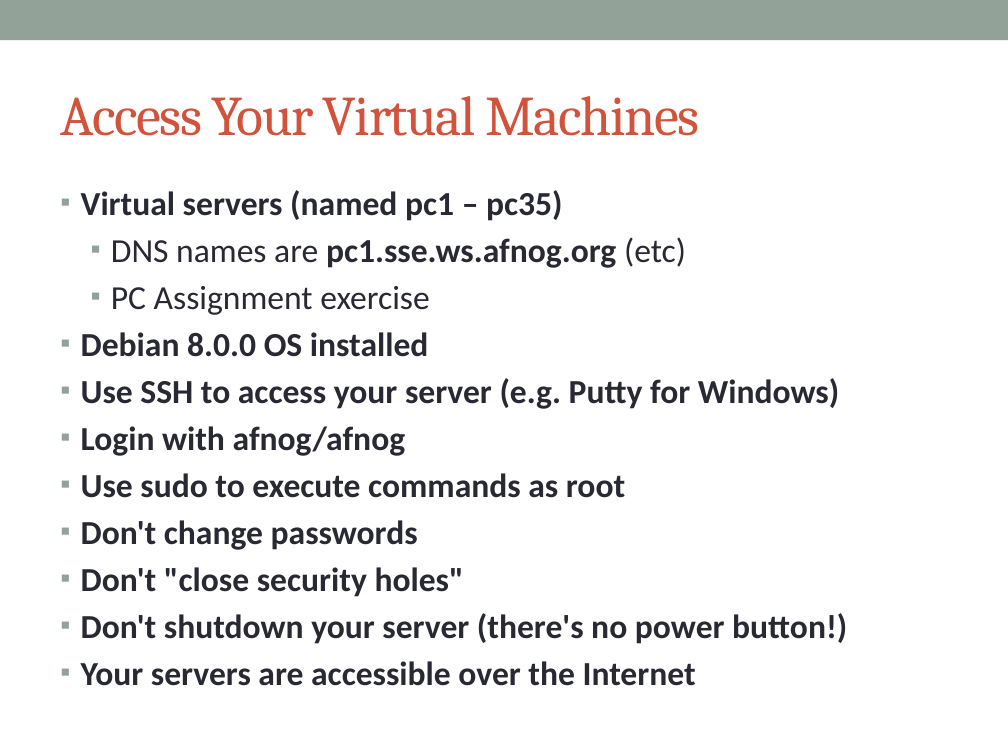
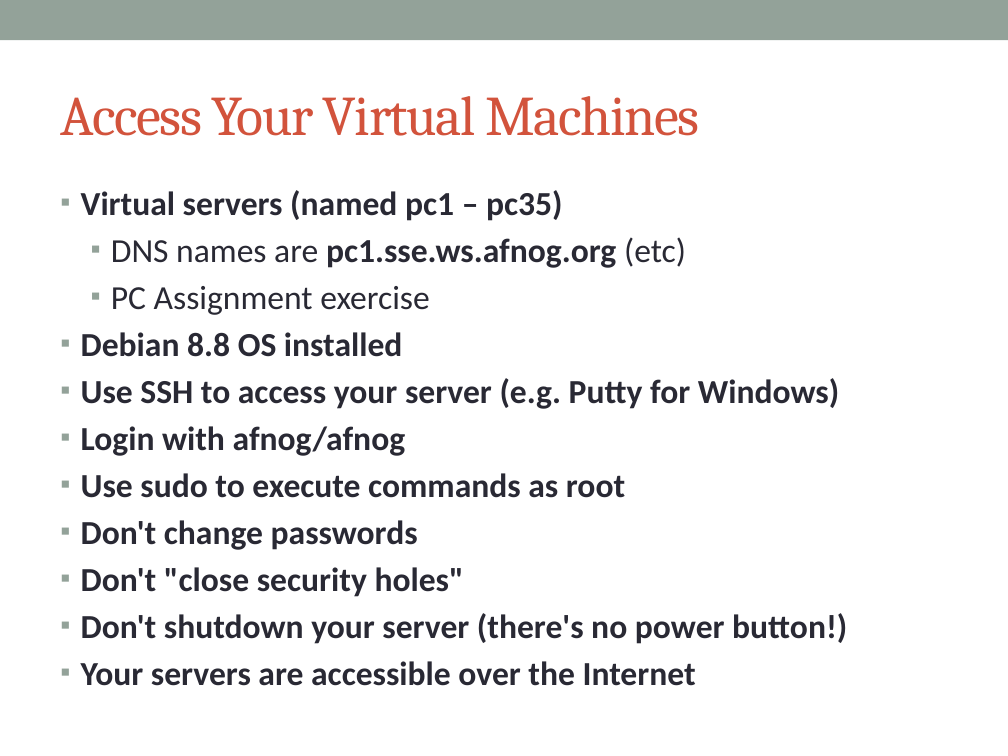
Before and after one commit to afnog/afnog.github.io, a slide deck: slide 9 of sse/intro/IntroPresentation.pptx. Drawn at 1008x756 pixels with LibreOffice and Linux fonts; fonts in the diff are those of the drawing. Boxes give left, top, right and bottom in pixels: in the first picture for what was removed or moved away, otherwise in the second. Text is boxed around its words. In the diff, an @@ line names an element or a change of style, - is before the commit and + after.

```diff
--- a/sse/intro/IntroPresentation.pptx
+++ b/sse/intro/IntroPresentation.pptx
@@ text at <box>81,332,403,357</box>: text changed @@
-▪ Debian 8.0.0 OS installed
+▪ Debian 8.8 OS installed
```
Also in this commit, not shown: 12 other slides changed, 4 other files.
